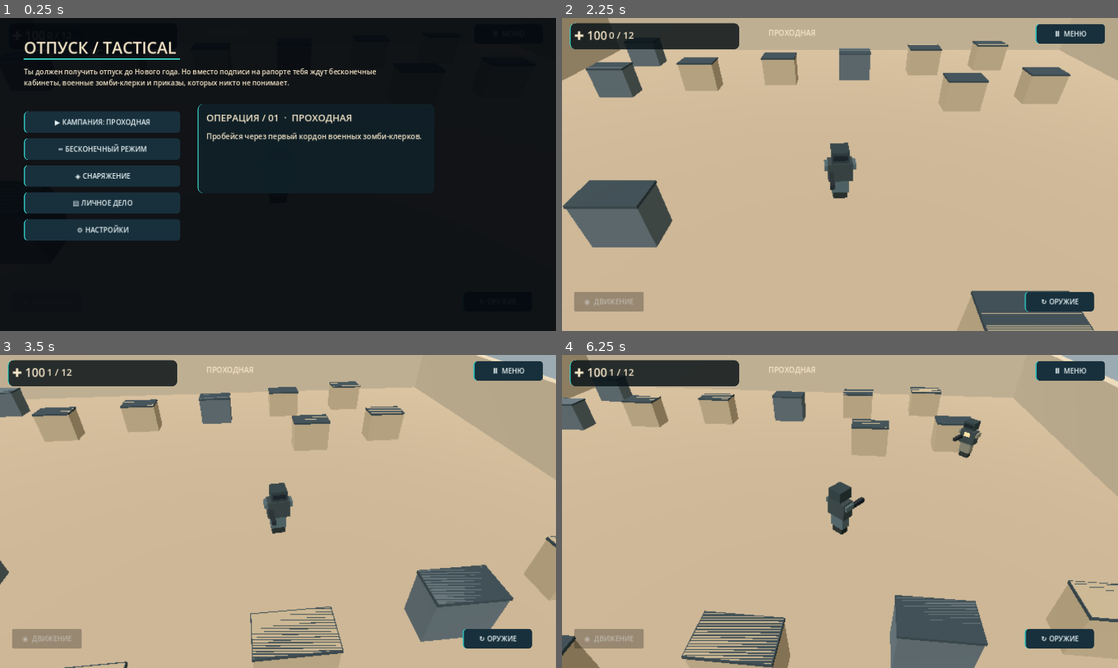
Above: before the commit, frames 1-4 (two rows, left to right).
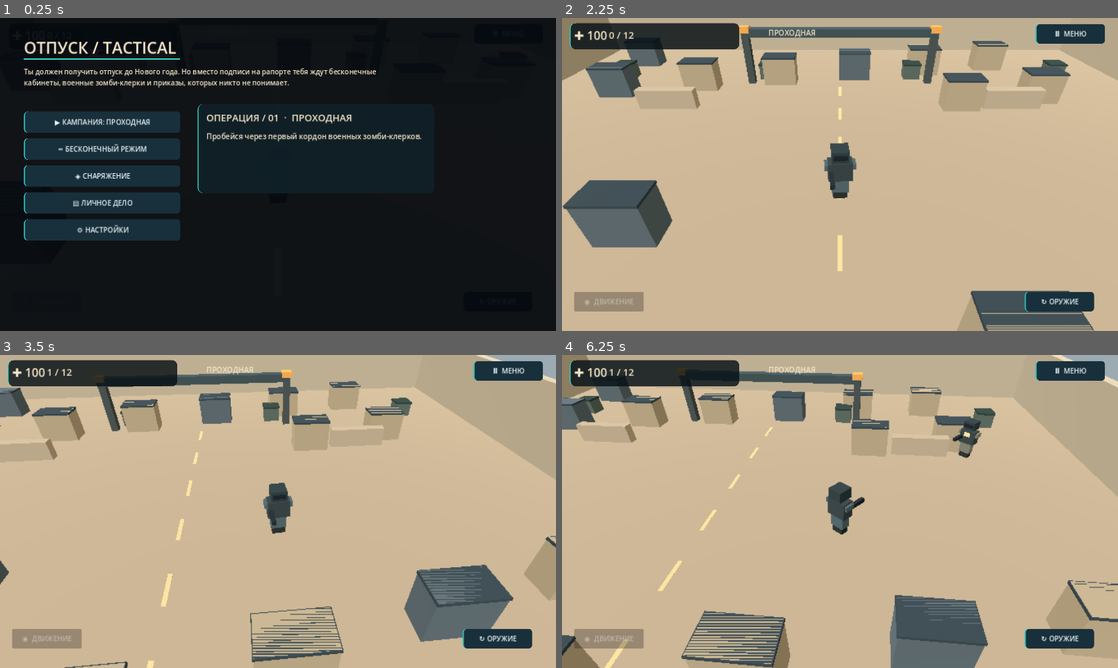
Above: after the commit, the same moments.

Repository: gemini13334-beep/---
Game: Godot game, scene res://scenes/main.tscn
The game is run twice, just before and just after one commit, with the same random seed, the same clock (stepped at 60 frames per second) and the same inputs.
Inputs (mouse positions are in pixels of both pictures, inside the frame that each line leads up to):
- Up to frame 1 (0.25 s): no input
- Up to frame 2 (2.25 s): click "Ⅱ МЕНЮ" at 0.5 s; click "↻ ОРУЖИЕ" at 1.25 s; click "▶ КАМПАНИЯ: ПРОХОДНАЯ" at 2 s
- Up to frame 3 (3.5 s): tap Enter at 2.75 s; move the mouse to (400, 495) at 2.77 s; hold D from 2.78 s (still down); click (400, 495) at 2.92 s
- Up to frame 4 (6.25 s): release D at 3.5 s; drag from (728, 527) to (812, 574) at 3.52 s; move the mouse to (895, 442) at 4.27 s; hold D 4.28-5 s; drag from (812, 574) to (673, 464) at 5.02 s; move the mouse to (1006, 558) at 5.77 s; hold A from 5.78 s (still down)

The runs differ from the first frame. In frame 2, 3.1% of the frame differs, in the area x 9-92%, y 2-81%; in frame 3, 1.9%; in frame 4, 2.3%.

Commit message:
Dress checkpoint level with barricades, warning lights, supply crates and lane markings

Diff:
--- a/godot/scripts/main.gd
+++ b/godot/scripts/main.gd
@@ -94,6 +94,23 @@
    continue
   _box(world_root,"Filing cabinet %d"%i,Vector3(x,0.9,z),Vector3(2.1,1.8,1.2),Color("#52616a") if i%3==0 else Color("#aa9c80"),true)
   _box(world_root,"Cabinet trim %d"%i,Vector3(x,1.75,z),Vector3(2.15,0.1,1.25),Color("#303f47"))
+ # Lightweight environmental dressing: checkpoint, lane markings and warning lights.
+ for i in range(11):
+  var lane_z:float=-17.0+float(i)*3.3
+  _box(world_root,"Road stripe %d"%i,Vector3(0,-0.005,lane_z),Vector3(0.17,0.012,1.45),Color("#d9c38d"))
+ for side in [-1.0,1.0]:
+  _box(world_root,"Checkpoint post",Vector3(side*6.0,1.65,-12.0),Vector3(0.45,3.3,0.45),Color("#414b4d"),true)
+  _box(world_root,"Warning lamp",Vector3(side*6.0,3.4,-12.0),Vector3(0.65,0.35,0.65),Color("#e6a24e"))
+  _box(world_root,"Barricade",Vector3(side*10.0,0.55,-8.0),Vector3(3.3,1.1,0.55),Color("#b1a28a"),true)
+  for stripe in range(3):
+   _box(world_root,"Barricade marking",Vector3(side*10.0-1.0+stripe*1.0,0.8,-8.29),Vector3(0.38,0.23,0.035),Color("#d7ad52"))
+ _box(world_root,"Checkpoint gate",Vector3(0,3.2,-12.0),Vector3(12.4,0.5,0.6),Color("#394a4f"))
+ _box(world_root,"Checkpoint sign",Vector3(0,3.24,-12.34),Vector3(4.7,0.32,0.06),Color("#d7b667"))
+ for i in range(8):
+  var ix:float=-15.0+float(i%4)*10.0
+  var iz:float=-13.0+float(i/4)*26.0
+  _box(world_root,"Supply crate %d"%i,Vector3(ix,0.48,iz),Vector3(1.1,0.95,1.0),Color("#52625b"),true)
+  _box(world_root,"Crate lid %d"%i,Vector3(ix,0.98,iz),Vector3(1.18,0.12,1.08),Color("#293c39"))
  hero = Node3D.new()
  hero.name = "Player"
  add_child(hero)
